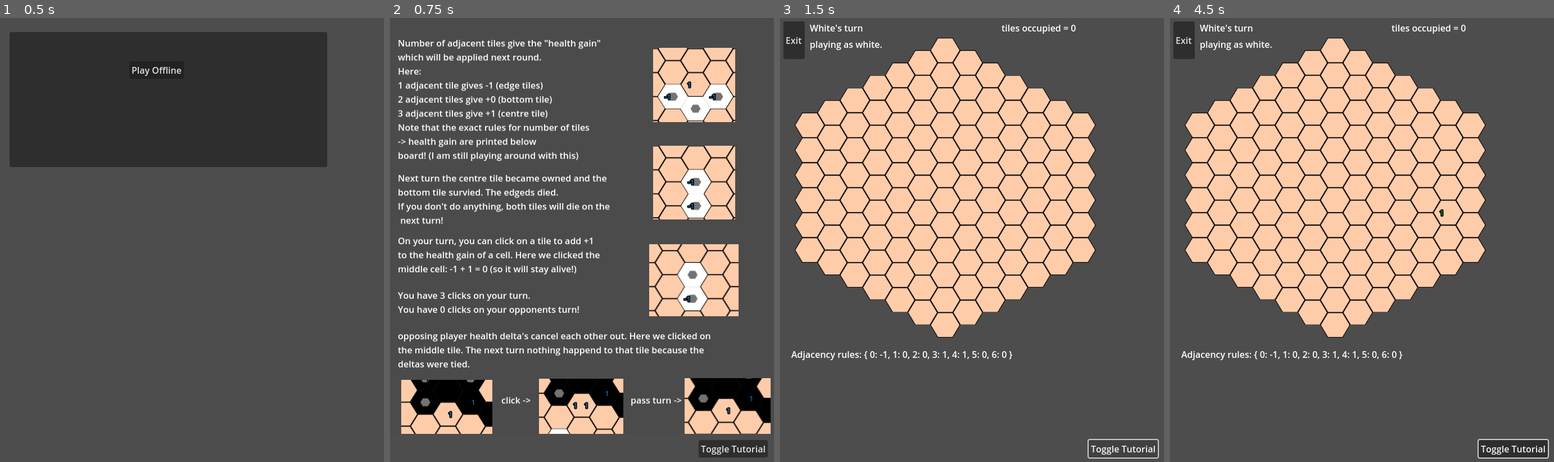
Above: before the commit, frames 1-4 (left to right).
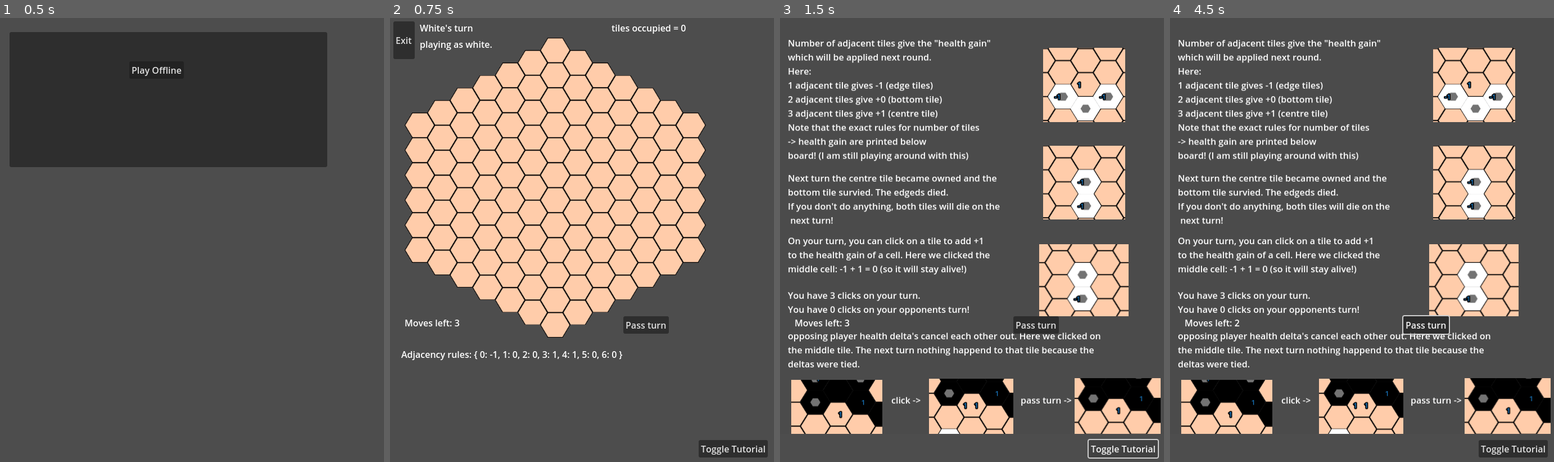
Above: after the commit, the same moments.

Repository: phi168/creepagons
Game: Godot game, scene res://lobby.tscn
Same seed, same stepped clock (60 frames per second), same inputs: the game is played once before the commit and once after it.
Inputs (mouse positions are in pixels of both pictures, inside the frame that each line leads up to):
- Up to frame 1 (0.5 s): no input
- Up to frame 2 (0.75 s): click "Play Offline" at 0.5 s
- Up to frame 3 (1.5 s): click "Toggle Tutorial" at 1.25 s
- Up to frame 4 (4.5 s): click (1427, 324) at 2 s, where only the run after the commit has a clickable "Pass turn"; click (1427, 324) at 2.75 s, where only the run after the commit has a clickable "Pass turn"; click (1427, 324) at 3.5 s, where only the run after the commit has a clickable "Pass turn"; move the mouse to (1446, 217) at 4.27 s; click (1446, 217) at 4.42 s

Frame 1 is identical in both runs. In frame 2, 55% of the frame differs, in the area x 0-100%, y 0-94%; in frame 3, 55%; in frame 4, 56%, in the area x 0-100%, y 0-100%.

Commit message:
Some UI improvements

Diff:
--- a/project/creepagons.tscn
+++ b/project/creepagons.tscn
@@ -65,7 +65,22 @@
 
 [node name="Tutorial" parent="." instance=ExtResource("5_hrby2")]
 
+[node name="PassTurnButton" type="Button" parent="."]
+offset_left = 428.0
+offset_top = 537.0
+offset_right = 509.0
+offset_bottom = 568.0
+text = "Pass turn"
+
+[node name="MovesLeftLabel" type="Label" parent="."]
+offset_left = 39.0
+offset_top = 537.0
+offset_right = 170.0
+offset_bottom = 561.0
+text = "Moves left: 3"
+
 [connection signal="cell_clicked" from="GameBoard" to="." method="_on_cell_clicked"]
 [connection signal="pressed" from="ExitButton" to="." method="_on_exit_button_pressed"]
 [connection signal="pressed" from="ExitButton" to="GameBoard" method="_on_exit_button_pressed"]
 [connection signal="game_over" from="GameEngine" to="." method="_on_game_engine_game_over"]
+[connection signal="pressed" from="PassTurnButton" to="." method="_on_pass_turn_button_pressed"]
--- a/project/logic/creepagons.gd
+++ b/project/logic/creepagons.gd
@@ -17,6 +17,7 @@
 @onready var tiles_occupied_label = $TilesOccupied
 @onready var winner_label = $Winner
 @onready var adjacney_label = $AdjcencyLabel
+@onready var moves_left_label = $MovesLeftLabel
 
 
 func _ready() -> void:
@@ -45,6 +46,7 @@
 	var id_to_str = {1: 'white', 2: 'black'}
 	current_player_label.text = "%s's turn" % id_to_str[current_player_id]
 	moves_remaining = 3
+	moves_left_label.text = "Moves left: %s" % moves_remaining
 	#rpc("send_current_player", current_player_id)
 	# if we are not online, we still, the the player changes here:
 	if not is_online:
@@ -62,6 +64,9 @@
 	if not game_engine.is_valid_move(pos_clicked, current_player_id):
 		print("Invalid move. Try again.")
 		return
+	if moves_remaining == 0:
+		print("No moves left -> please pass Turn")
+		return
 	# broadcast click to all players
 	rpc("process_move", pos_clicked)
 
@@ -70,20 +75,11 @@
 	# Send the move to the game engine
 	var current_index = player_ids.find(current_player_id) + 1
 	moves_remaining -= 1
+	moves_left_label.text = "Moves left: %s" % moves_remaining
 	print("click recevied")
 	if game_engine.place_piece(pos_clicked.x, pos_clicked.y, current_index):
 		# Update the game state after the move
 		tile_map.render_game_state(game_engine.grid)
-		# Switch turns
-		if moves_remaining == 0:
-			# apply changes of cell ownership / hp
-			game_engine.update_game_state()
-			# calculate the next prospective deltas
-			game_engine.get_base_deltas()
-			# render the new state
-			tile_map.render_game_state(game_engine.grid)
-			tiles_occupied_label.text = "tiles occupied = %s/%s" % [game_engine.num_occupied_tiles, game_engine.max_occupied_tiles]
-			next_turn()
 	else:
 		print("Move was not valid according to the game rules.")
 
@@ -95,3 +91,13 @@
 	winner_label.text = "winner is player %s (%s/%s w/b)" % [winner, game_engine.num_tiles_p1, game_engine.num_tiles_p2]
 	# block further moves
 	current_player_id = -1
+
+func _on_pass_turn_button_pressed():
+	# apply changes of cell ownership / hp
+	game_engine.update_game_state()
+	# calculate the next prospective deltas
+	game_engine.get_base_deltas()
+	# render the new state
+	tile_map.render_game_state(game_engine.grid)
+	tiles_occupied_label.text = "tiles occupied = %s/%s" % [game_engine.num_occupied_tiles, game_engine.max_occupied_tiles]
+	next_turn()
--- a/project/tutorial.tscn
+++ b/project/tutorial.tscn
@@ -14,6 +14,7 @@
 [node name="Tutorial" type="Node2D"]
 
 [node name="TutorialPanel" type="Panel" parent="."]
+visible = false
 clip_children = 2
 offset_right = 695.0
 offset_bottom = 777.0
Not shown, changed: build/web/index.html
Not shown, changed: build/web/index.pck
